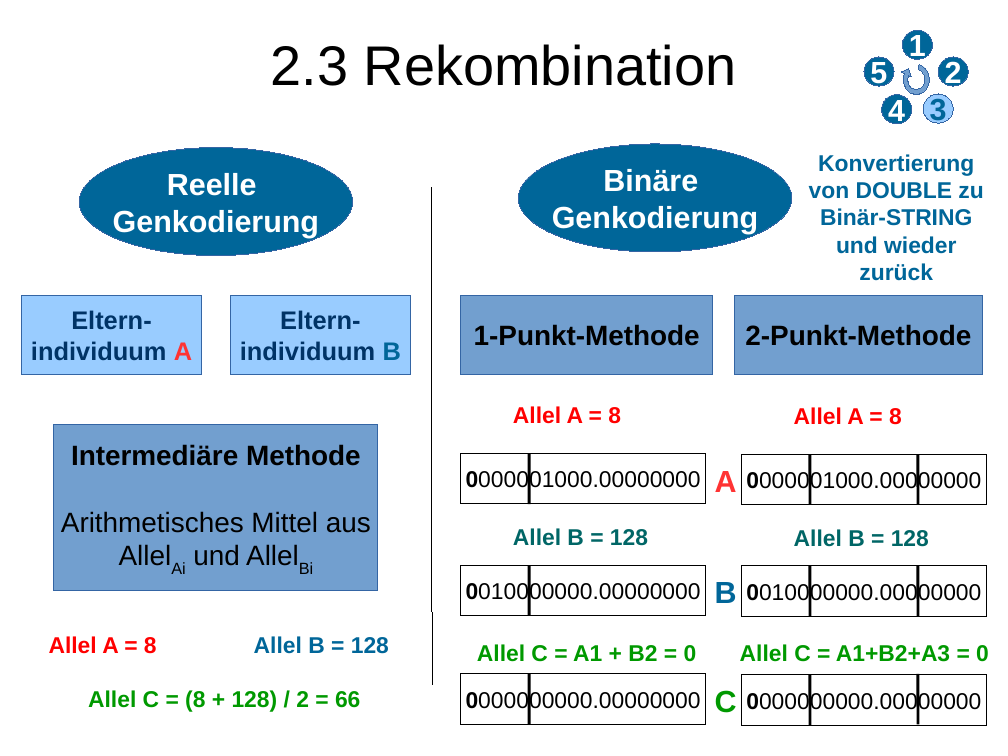
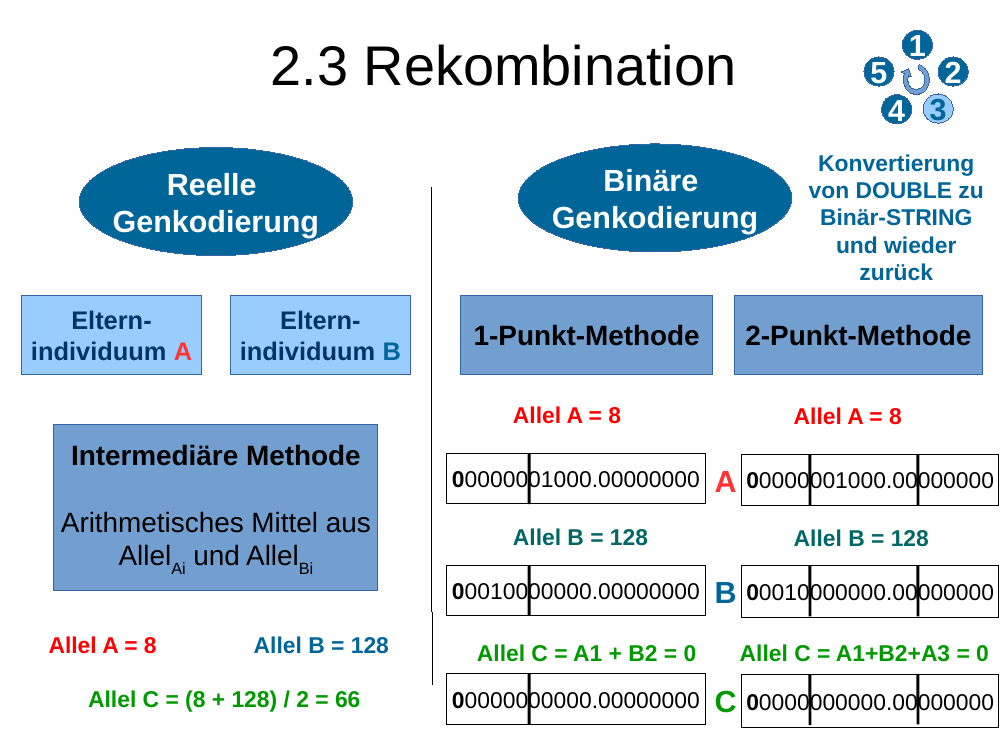
Before and after one commit to lblissett/evo-project, a slide deck: slide 6 of src/data/presentation/geopras/Vortrag_Evo_ErsterTeil.odp. Drawn at 1008x756 pixels with LibreOffice and Linux fonts; fonts in the diff are those of the drawing. Boxes give left, top, right and bottom in pixels: in the first picture for what was removed or moved away, otherwise in the second. Text is boxed around its words. In the diff, an @@ line names an element or a change of style, - is before the commit and + after.

Commit message:
Folien update

```diff
--- a/src/data/presentation/geopras/Vortrag_Evo_ErsterTeil.odp
+++ b/src/data/presentation/geopras/Vortrag_Evo_ErsterTeil.odp
@@ rectangle "00000001000.00000000" resized from (x1=461, y1=454, x2=706, y2=504) to (x1=446, y1=454, x2=705, y2=504) @@
@@ text in rectangle at (x1=452, y1=469, x2=700, y2=493): text changed @@
-0000001000.00000000
+00000001000.00000000
@@ rectangle "00000001000.00000000" resized from (x1=742, y1=455, x2=987, y2=505) to (x1=742, y1=455, x2=999, y2=506) @@
@@ text in rectangle at (x1=746, y1=470, x2=994, y2=494): text changed @@
-0000001000.00000000
+00000001000.00000000
@@ rectangle "00010000000.00000000" resized from (x1=461, y1=565, x2=706, y2=616) to (x1=446, y1=565, x2=705, y2=616) @@
@@ rectangle "00010000000.00000000" resized from (x1=742, y1=566, x2=987, y2=617) to (x1=742, y1=566, x2=999, y2=617) @@
@@ text in rectangle at (x1=452, y1=581, x2=700, y2=605): text changed @@
-0010000000.00000000
+00010000000.00000000
@@ text in rectangle at (x1=746, y1=582, x2=994, y2=606): text changed @@
-0010000000.00000000
+00010000000.00000000
@@ rectangle "00000000000.00000000" resized from (x1=461, y1=674, x2=706, y2=724) to (x1=446, y1=674, x2=705, y2=724) @@
@@ rectangle "00000000000.00000000" resized from (x1=742, y1=675, x2=987, y2=725) to (x1=742, y1=675, x2=999, y2=728) @@
@@ text in rectangle at (x1=452, y1=690, x2=700, y2=714): text changed @@
-0000000000.00000000
+00000000000.00000000
@@ text in rectangle at (x1=746, y1=692, x2=994, y2=716): text changed @@
-0000000000.00000000
+00000000000.00000000
```
Also in this commit, not shown: 1 other slide changed, 2 other files.
